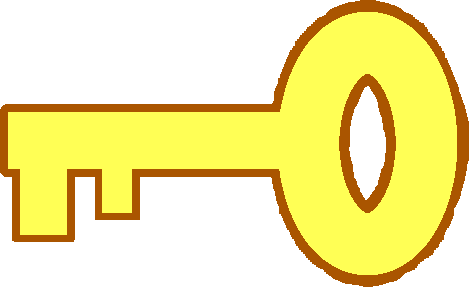
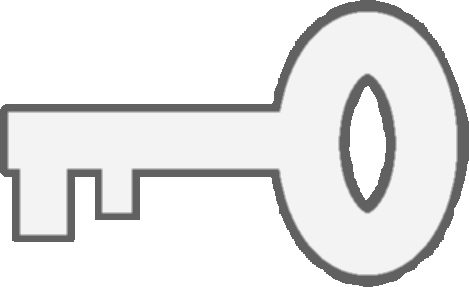
The second 469 × 287 image is a revision of the first. Changes to its layers:
painted on "key.png copy" over [7, 11, 458, 276]
painted on "key.png" over [0, 0, 469, 287]
